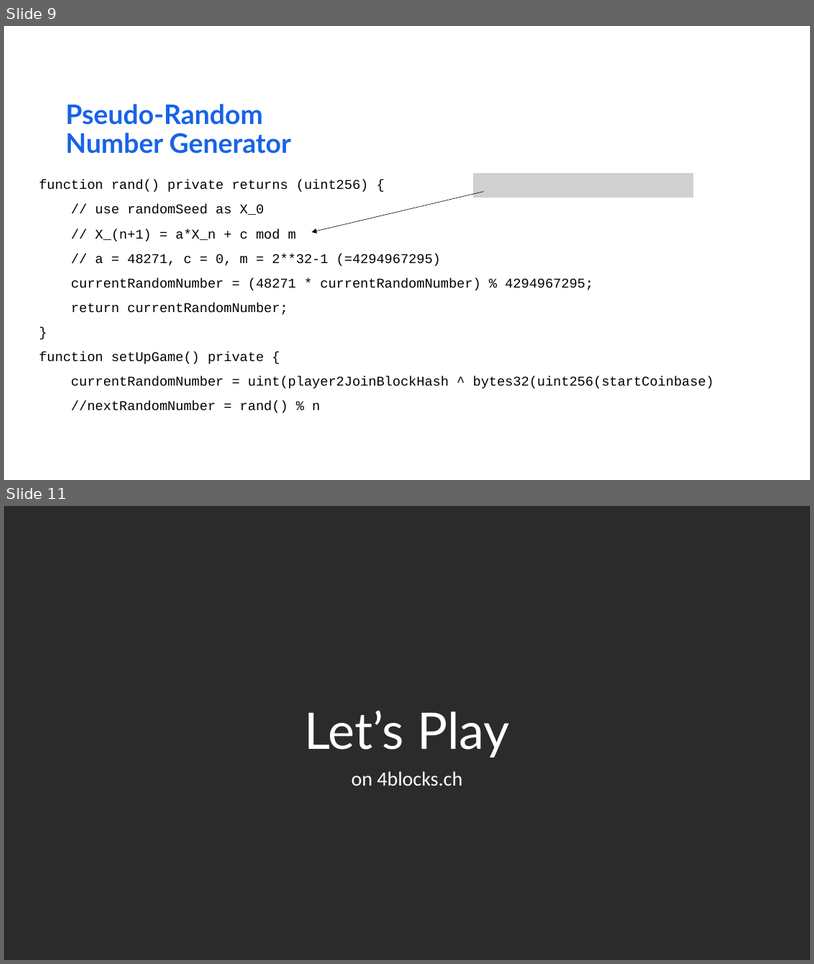
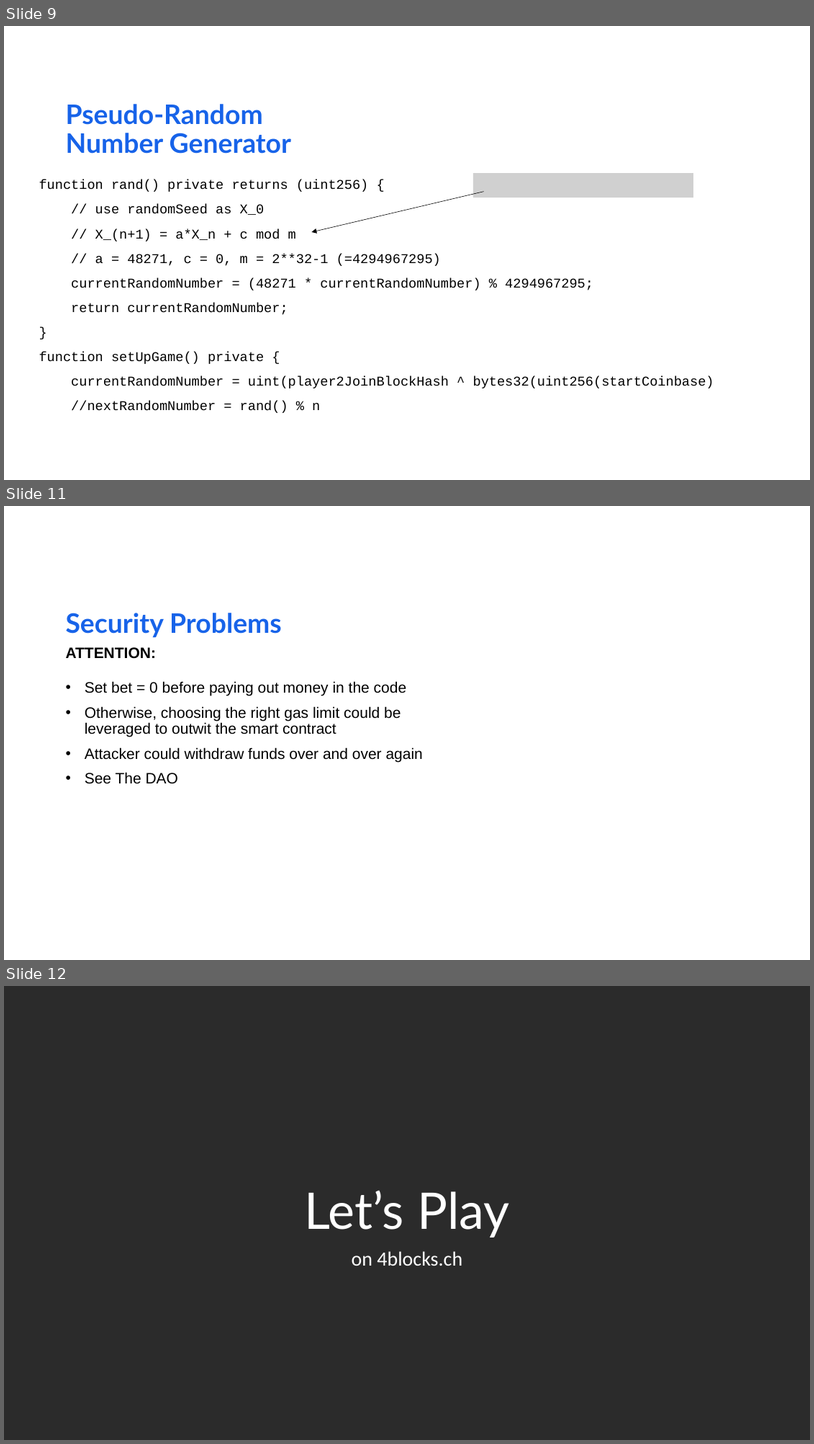
Before and after one commit to matnad/vierGewinntSC, a slide deck: presentation/nice fonts_migo.pptx. Shown one above the other, each under a label of ours: slides 9 and 11 before the commit, slides 9, 11 and 12 after it; the slides between them are not shown. The pictures are 814x964 and 814x1444 pixels, drawn with LibreOffice and Linux fonts; fonts in the diff are those of the drawing; grey boxes stand for pictures; background and template pictures are left out; a plain dark background stands for a picture behind light text. Boxes give left, top, right and bottom in pixels: in the first picture for what was removed or moved away, otherwise in the second. Text is boxed around its words. In the diff, an @@ line names an element or a change of style, - is before the commit and + after.

```diff
--- a/presentation/nice fonts_migo.pptx
+++ b/presentation/nice fonts_migo.pptx
@@ slide 11 added at (4, 506, 810, 960), background #FFFFFF @@
@@ title added at (66, 613, 282, 638), 32 pt, text #1763E9, bold @@
+Security Problems
@@ text added at (66, 647, 423, 784), 18 pt, text #000000 @@
+ATTENTION:
+• Set bet = 0 before paying out money in the code
+• Otherwise, choosing the right gas limit could be leveraged to outwit the smart contract
+• Attacker could withdraw funds over and over again
+• See The DAO
@@ what was slide 11 is now slide 12 @@
```
Also in this commit, not shown: 1 slide changed.
